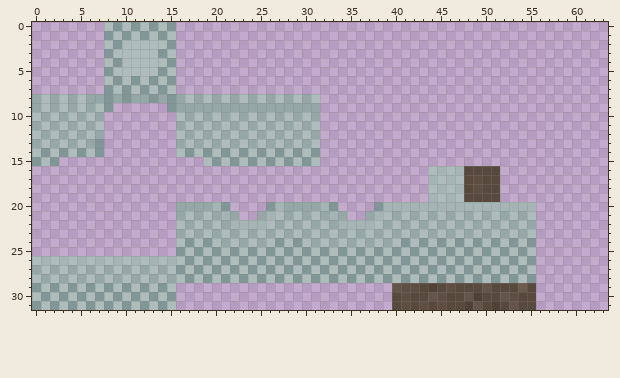
One commit to this pixel-art sprite: src/main/resources/assets/minecraft/textures/models/armor/chainmail_layer_1.png. That is the earlier state.
The file is 64x32 pixels. Colours within 5 levels of each other are drawn and written as one.
The result:
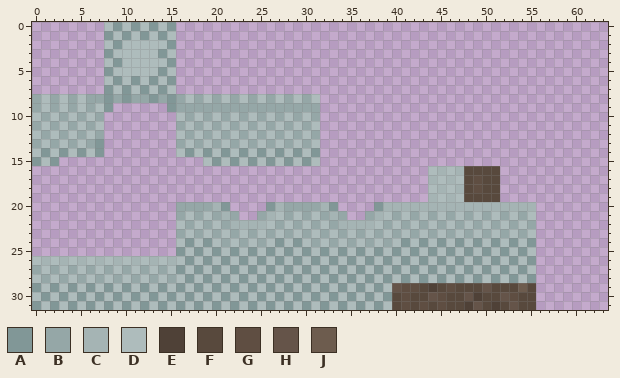
Palette (. is transparent): A #819797  B #95a7a7  C #a5b4b4  D #aebcbc  E #4f4137  F #58493d  G #5f4e42  H #655449  J #6d5c4e
The edit:
The author put colour A in row 29 at x 16, 18, 20, 22, 24, 26, 28, 30, 32, 34, 36 and 38; in row 30 at x 17, 19, 21, 23, 25, 27, 29, 31, 33, 35, 37 and 39; in row 31 at x 16, 18, 20, 22, 24, 26, 28, 30, 32, 34, 36 and 38.
The author put colour D in row 29 at x 17, 19, 21, 23, 25, 27, 29, 31, 33, 35, 37 and 39; in row 30 at x 16, 18, 20, 22, 24, 26, 28, 30, 32, 34, 36 and 38; in row 31 at x 17, 19, 21, 23, 25, 27, 29, 31, 33, 35, 37 and 39.
Changed places in both pictures, as pixel boxes (x1, y1, x2, y2):
added: (176, 283, 392, 310)
